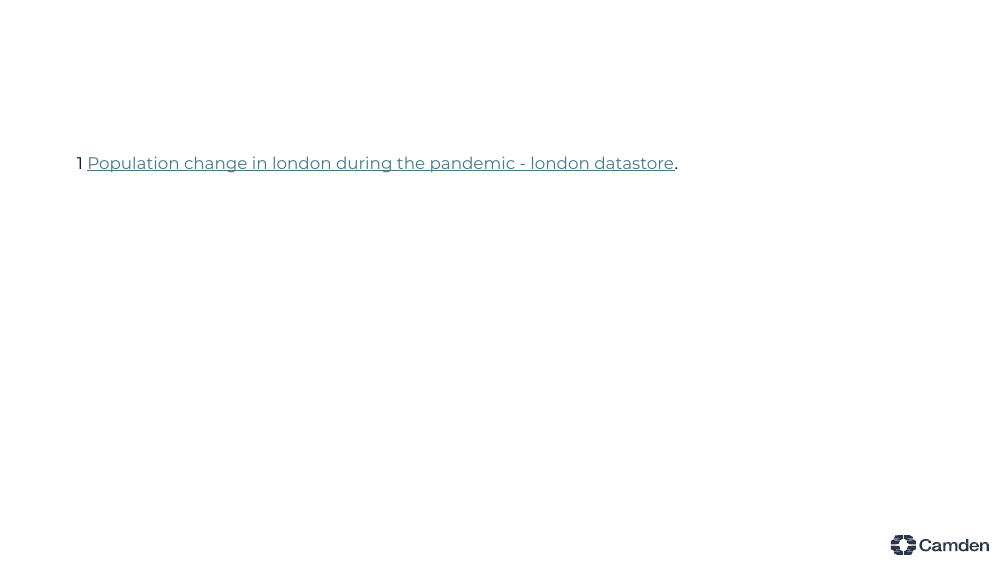
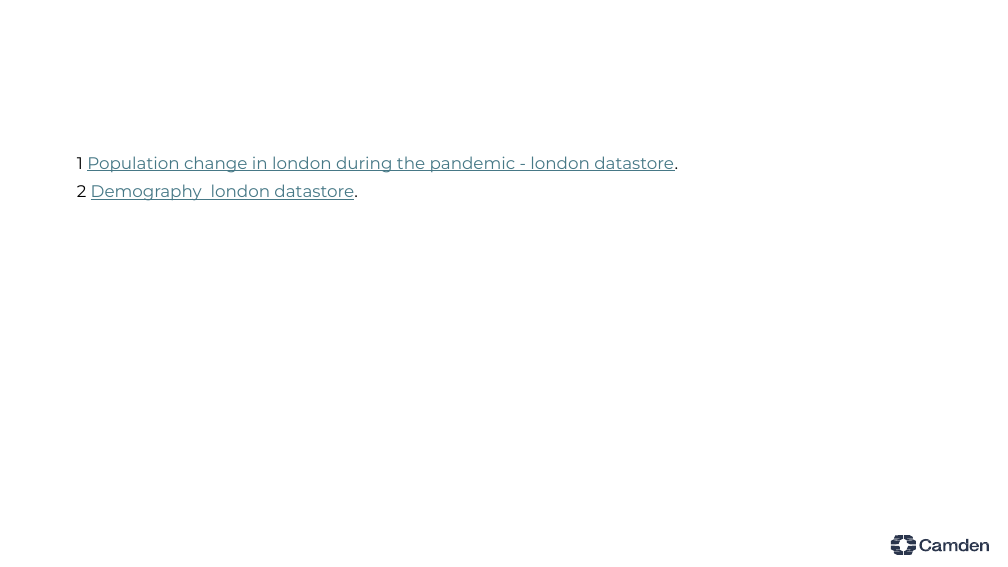
Before and after one commit to camden-phi/jsna_hub, a slide deck: slide 12 of posts/demographics/index.pptx. Drawn at 1008x567 pixels with LibreOffice and Linux fonts; fonts in the diff are those of the drawing. Boxes give left, top, right and bottom in pixels: in the first picture for what was removed or moved away, otherwise in the second. Text is boxed around its words. In the diff, an @@ line names an element or a change of style, - is before the commit and + after.

```diff
--- a/posts/demographics/index.pptx
+++ b/posts/demographics/index.pptx
@@ text at bbox=[77, 184, 358, 201]: paragraph added @@
+2 Demography london datastore.
```
Also in this commit, not shown: 7 other slides changed, 4 slides added, 4 slides removed, 42 other files.
